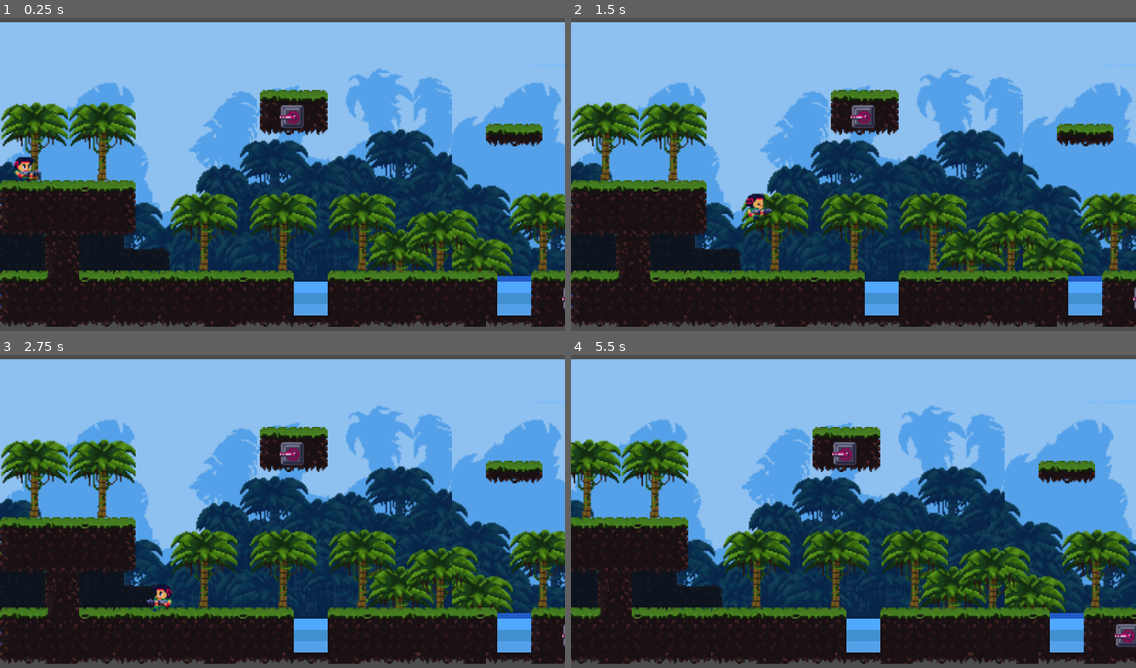
Above: before the commit, frames 1-4 (two rows, left to right).
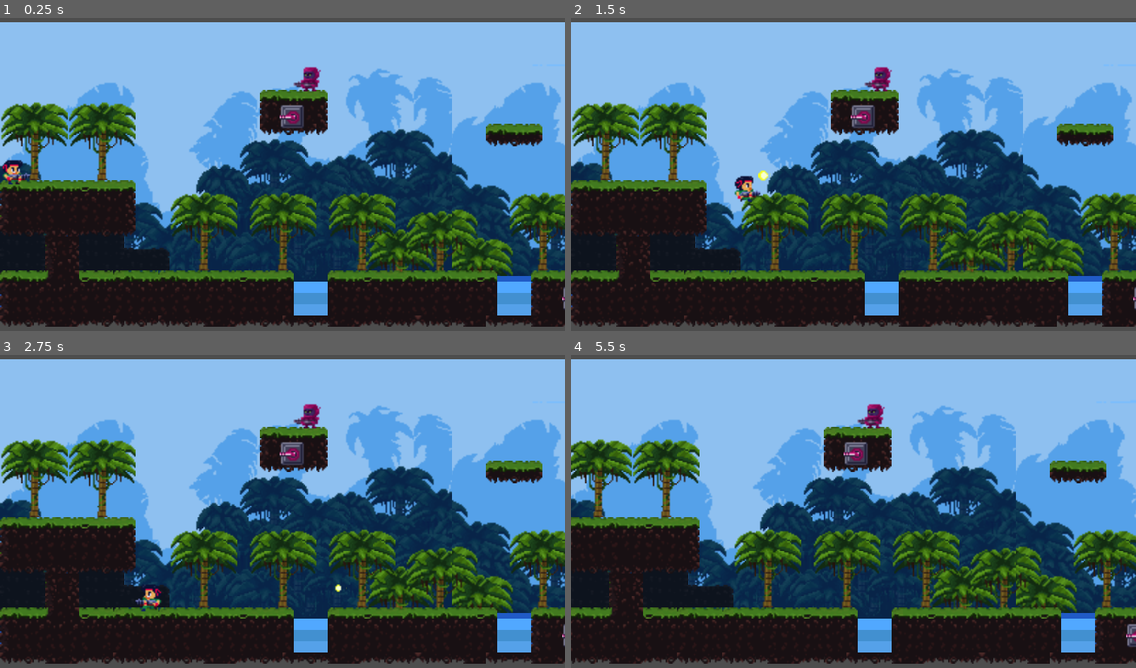
Above: after the commit, the same moments.

Repository: YugeCse/first-blood
Game: Godot game, scene res://scenes/tscns/main_scene.tscn
Same seed, same stepped clock (60 frames per second), same inputs: the game is played once before the commit and once after it.
Inputs:
- Up to frame 1 (0.25 s): no input
- Up to frame 2 (1.5 s): hold Right (ui_right) from 0.53 s (still down); tap K (ui_shoot, bound only after the commit) at 0.6, 1.35 s
- Up to frame 3 (2.75 s): release Right (ui_right) at 2.03 s; hold Left (ui_left) from 2.03 s (still down); tap K (ui_shoot, bound only after the commit) at 2.1 s
- Up to frame 4 (5.5 s): release Left (ui_left) at 2.78 s; hold Right (ui_right) 2.78-4.28 s; tap K (ui_shoot, bound only after the commit) every 0.75 s from 2.85 to 5.1 s; hold Left (ui_left) 4.28-5.03 s; hold Right (ui_right) from 5.03 s (still down)

The runs differ from the first frame. In frame 1, 0.6% of the frame differs, in the area x 0-57%, y 15-54%; in frame 2, 0.8%; in frame 3, 0.6%; in frame 4, 25%, in the area x 0-100%, y 15-99%.

Commit message:
#增加玩家子弹角色

Diff:
--- a/project.godot
+++ b/project.godot
@@ -71,6 +71,11 @@
 "events": [Object(InputEventKey,"resource_local_to_scene":false,"resource_name":"","device":-1,"window_id":0,"alt_press …(192 unchanged characters)…
 ]
 }
+ui_shoot={
+"deadzone": 0.2,
+"events": [Object(InputEventKey,"resource_local_to_scene":false,"resource_name":"","device":-1,"window_id":0,"alt_pressed":false,"shift_pressed":false,"ctrl_pressed":false,"meta_pressed":false,"pressed":false,"keycode":0,"physical_keycode":75,"key_label":0,"unicode":107,"location":0,"echo":false,"script":null)
+]
+}
 
 [layer_names]
 
--- a/scenes/scripts/main_scene.gd
+++ b/scenes/scripts/main_scene.gd
@@ -6,3 +6,7 @@
 
 func _ready() -> void:
 	pass
+
+## 把子节点添加到相机中
+func add_child_to_camera(child: Node):
+	$Camera2D.add_child(child)
--- a/scenes/tscns/main_scene.tscn
+++ b/scenes/tscns/main_scene.tscn
@@ -15,6 +15,7 @@
 [ext_resource type="Texture2D" uid="uid://bohkcb6wp3ptn" path="res://assets/background/tile_cave_blob_1.png" id="9_jkd1u"]
 [ext_resource type="Texture2D" uid="uid://d3x43c7qnfpj5" path="res://assets/background/tile_cave_hole_1.png" id="10_ujx1k"]
 [ext_resource type="PackedScene" uid="uid://bxbxxvkyn1qiw" path="res://sprites/tscns/turret.tscn" id="14_x4yan"]
+[ext_resource type="PackedScene" uid="uid://cm6tulftvh8w7" path="res://sprites/tscns/enemy.tscn" id="15_rf4d2"]
 
 [sub_resource type="TileSetAtlasSource" id="TileSetAtlasSource_hdif8"]
 texture = ExtResource("2_ajs4e")
@@ -2352,8 +2353,11 @@
 [node name="Turret9" parent="Camera2D/EnemyContainer" instance=ExtResource("14_x4yan")]
 position = Vector2(1886, 124)
 
+[node name="Enemy" parent="Camera2D/EnemyContainer" instance=ExtResource("15_rf4d2")]
+position = Vector2(219, 38)
+
 [node name="Player" parent="Camera2D" instance=ExtResource("3_aqrb5")]
 z_index = 2
-position = Vector2(18, 69)
+position = Vector2(10, 104)
 platform_floor_layers = 4294967294
 platform_wall_layers = 2
--- a/sprites/scripts/player.gd
+++ b/sprites/scripts/player.gd
@@ -13,6 +13,10 @@
 
 ## 玩家跳跃计数器
 var jump_counter: int = 0
+
+## 子弹资源
+@onready
+var bullet_resource = preload("res://sprites/tscns/player_bullet.tscn")
 
 ## 玩家关联的精灵节点
 @onready
@@ -44,13 +48,19 @@
 		is_jumping = false
 		sprite.play('idle') #播放跳的动画
 	# 处理用户输入
-	var dir = Vector2.ZERO
+	var is_moving = false #是否正在移动
+	var shoot_degress = 0.0 #射击角度
+	var move_dir = Vector2.ZERO #移动方向
 	if Input.is_action_pressed('ui_left'):
-		dir.x = Vector2.LEFT.x
+		is_moving = true
+		shoot_degress = 180.0
+		move_dir.x = Vector2.LEFT.x
 		_play_sprite_run() #播放run的动画
 		if sprite: sprite.flip_h = true
 	if Input.is_action_pressed('ui_right'):
-		dir.x = Vector2.RIGHT.x
+		is_moving = true
+		shoot_degress = 0.0
+		move_dir.x = Vector2.RIGHT.x
 		_play_sprite_run() #播放run的动画
 		if sprite: sprite.flip_h = false
 	if Input.is_action_just_pressed('ui_jump'):
@@ -65,8 +75,11 @@
 				return #已经完成第二次跳跃，直接返回
 			velocity.y = -260.0
 			jump_counter = -1 #标记此时不能再跳了
-	velocity.x = speed * dir.x
-	if dir.x == 0.0: sprite.play('idle') #如果没有移动，则使用idle动画
+	if Input.is_action_just_pressed('ui_shoot'):
+		shoot(shoot_degress) #发射子弹
+	velocity.x = speed * move_dir.x
+	if move_dir.x == 0.0:
+		sprite.play('idle') #如果没有移动，则使用idle动画
 	move_and_slide() # 使用 CharacterBody2D 的无参 move_and_slide() 来处理地面接触与滑动
 	# 如果需要调试碰撞，可以检查上一次滑动碰撞
 	var col = get_last_slide_collision()
@@ -85,3 +98,22 @@
 		global_position.x = shape_size.x / 2.0
 	elif global_position.x >= GlobalConfigs.DESIGN_MAP_WIDTH - shape_size.x / 2.0:
 		global_position.x = GlobalConfigs.DESIGN_MAP_WIDTH - shape_size.x / 2.0
+
+## 发射子弹
+func shoot(degress: float):
+	# 角度转弧度
+	var angle_radians = deg_to_rad(degress)
+	# 使用 cos/sin 得到方向向量
+	var direction = Vector2(cos(angle_radians),\
+		sin(angle_radians)).normalized()
+	var bullet = bullet_resource.instantiate() as PlayerBullet
+	var offset = Vector2.ZERO
+	if degress == 0.0:
+		offset = Vector2(15.0, 5.0)
+	elif degress == 180.0:
+		offset = -Vector2(15.0, 5.0)
+		direction.x = -1 * direction.x
+		print('相反处理')
+	bullet.direction = direction
+	bullet.global_position = global_position + offset
+	get_tree().current_scene.add_child_to_camera(bullet)
--- /dev/null
+++ b/sprites/scripts/player_bullet.gd
@@ -0,0 +1,28 @@
+class_name PlayerBullet extends CharacterBody2D
+
+@export
+var speed: float = 120.0
+
+@export
+var direction: Vector2 = Vector2.RIGHT
+
+@export
+var is_strong_fire: bool = false
+
+@onready
+var sprite = $AnimatedSprite2D
+
+@onready
+var collision_shape = $CollisionShape2D
+
+func _ready() -> void:
+	if is_strong_fire:
+		sprite.play("level2")
+	else: sprite.play("default")
+	sprite.animation_finished.connect(queue_free)
+
+func _physics_process(delta: float) -> void:
+	velocity = direction * speed * delta
+	var collider = move_and_collide(velocity)
+	if not collider: return #未发生碰撞
+	print('发生了碰撞💥')
--- a/sprites/scripts/turret.gd
+++ b/sprites/scripts/turret.gd
@@ -7,10 +7,20 @@
 @onready
 var collision_shape = $CollisionShape2D
 
-# Called when the node enters the scene tree for the first time.
 func _ready() -> void:
 	sprite.play('left') #方向朝向玩家来的方向
 
-# Called every frame. 'delta' is the elapsed time since the previous frame.
-func _process(delta: float) -> void:
+func _physics_process(delta: float) -> void:
 	pass
+
+func _on_detector_area_2d_area_entered(area: Area2D) -> void:
+	var area_parent = area.get_parent()
+	if not area_parent: return
+	if area_parent is Player: #发现玩家
+		print('玩家进入监控范围！')
+
+func _on_detector_area_2d_area_exited(area: Area2D) -> void:
+	var area_parent = area.get_parent()
+	if not area_parent: return
+	if area_parent is Player: #发现玩家
+		print('玩家离开了监控范围！')
--- a/sprites/tscns/enemy.tscn
+++ b/sprites/tscns/enemy.tscn
@@ -194,7 +194,12 @@
 "speed": 5.0
 }]
 
+[sub_resource type="CircleShape2D" id="CircleShape2D_ha57j"]
+radius = 200.0
+
 [node name="Enemy" type="CharacterBody2D" node_paths=PackedStringArray("sprite", "collision_shape") groups=["Enemy"]]
+collision_layer = 8
+collision_mask = 19
 script = ExtResource("1_u2tar")
 sprite = NodePath("AnimatedSprite")
 collision_shape = NodePath("CollisionShape")
@@ -206,5 +211,11 @@
 sprite_frames = SubResource("SpriteFrames_vnllh")
 animation = &"idle"
 autoplay = "idle"
+flip_h = true
+
+[node name="DetectorArea2D" type="Area2D" parent="."]
+
+[node name="CollisionShape2D" type="CollisionShape2D" parent="DetectorArea2D"]
+shape = SubResource("CircleShape2D_ha57j")
 
 [node name="MoveTimer" type="Timer" parent="."]
--- a/sprites/tscns/player.tscn
+++ b/sprites/tscns/player.tscn
@@ -234,6 +234,9 @@
 
 [sub_resource type="RectangleShape2D" id="RectangleShape2D_lm2uk"]
 size = Vector2(16, 21)
+
+[sub_resource type="CircleShape2D" id="CircleShape2D_l7xvl"]
+radius = 100.0
 
 [node name="Player" type="CharacterBody2D" groups=["Player"]]
 collision_mask = 2
@@ -254,3 +257,9 @@
 limit_right = 2000
 limit_bottom = 210
 position_smoothing_enabled = true
+
+[node name="DetectorArea2D" type="Area2D" parent="."]
+collision_mask = 12
+
+[node name="CollisionShape2D" type="CollisionShape2D" parent="DetectorArea2D"]
+shape = SubResource("CircleShape2D_l7xvl")
--- /dev/null
+++ b/sprites/tscns/player_bullet.tscn
@@ -0,0 +1,133 @@
+[gd_scene load_steps=20 format=3 uid="uid://bbm0ckpya7ycp"]
+
+[ext_resource type="Script" uid="uid://clnhmgcskcipf" path="res://sprites/scripts/player_bullet.gd" id="1_1q3ka"]
+[ext_resource type="Texture2D" uid="uid://yiobrrnr6q2k" path="res://assets/player/weapon_bullet.png" id="2_mycpm"]
+[ext_resource type="Texture2D" uid="uid://cxtmsclpwbps0" path="res://assets/player/weapon_bullet_level2.png" id="3_2edyn"]
+
+[sub_resource type="CircleShape2D" id="CircleShape2D_mycpm"]
+radius = 6.0
+
+[sub_resource type="AtlasTexture" id="AtlasTexture_fet1y"]
+atlas = ExtResource("2_mycpm")
+region = Rect2(0, 0, 9, 8)
+
+[sub_resource type="AtlasTexture" id="AtlasTexture_nl5k0"]
+atlas = ExtResource("2_mycpm")
+region = Rect2(9, 0, 9, 8)
+
+[sub_resource type="AtlasTexture" id="AtlasTexture_1apto"]
+atlas = ExtResource("2_mycpm")
+region = Rect2(18, 0, 9, 8)
+
+[sub_resource type="AtlasTexture" id="AtlasTexture_hrobn"]
+atlas = ExtResource("2_mycpm")
+region = Rect2(27, 0, 9, 8)
+
+[sub_resource type="AtlasTexture" id="AtlasTexture_3g0p2"]
+atlas = ExtResource("2_mycpm")
+region = Rect2(36, 0, 9, 8)
+
+[sub_resource type="AtlasTexture" id="AtlasTexture_dyppj"]
+atlas = ExtResource("2_mycpm")
+region = Rect2(45, 0, 9, 8)
+
+[sub_resource type="AtlasTexture" id="AtlasTexture_420ch"]
+atlas = ExtResource("2_mycpm")
+region = Rect2(54, 0, 9, 8)
+
+[sub_resource type="AtlasTexture" id="AtlasTexture_bkvqa"]
+atlas = ExtResource("3_2edyn")
+region = Rect2(0, 0, 18, 16)
+
+[sub_resource type="AtlasTexture" id="AtlasTexture_mu82i"]
+atlas = ExtResource("3_2edyn")
+region = Rect2(18, 0, 18, 16)
+
+[sub_resource type="AtlasTexture" id="AtlasTexture_5frtn"]
+atlas = ExtResource("3_2edyn")
+region = Rect2(36, 0, 18, 16)
+
+[sub_resource type="AtlasTexture" id="AtlasTexture_li5uy"]
+atlas = ExtResource("3_2edyn")
+region = Rect2(54, 0, 18, 16)
+
+[sub_resource type="AtlasTexture" id="AtlasTexture_34ruf"]
+atlas = ExtResource("3_2edyn")
+region = Rect2(72, 0, 18, 16)
+
+[sub_resource type="AtlasTexture" id="AtlasTexture_yfmi2"]
+atlas = ExtResource("3_2edyn")
+region = Rect2(90, 0, 18, 16)
+
+[sub_resource type="AtlasTexture" id="AtlasTexture_ic0d4"]
+atlas = ExtResource("3_2edyn")
+region = Rect2(108, 0, 18, 16)
+
+[sub_resource type="SpriteFrames" id="SpriteFrames_1q3ka"]
+animations = [{
+"frames": [{
+"duration": 1.0,
+"texture": SubResource("AtlasTexture_fet1y")
+}, {
+"duration": 0.9,
+"texture": SubResource("AtlasTexture_nl5k0")
+}, {
+"duration": 0.8,
+"texture": SubResource("AtlasTexture_1apto")
+}, {
+"duration": 0.7,
+"texture": SubResource("AtlasTexture_hrobn")
+}, {
+"duration": 0.6,
+"texture": SubResource("AtlasTexture_3g0p2")
+}, {
+"duration": 0.5,
+"texture": SubResource("AtlasTexture_dyppj")
+}, {
+"duration": 0.4,
+"texture": SubResource("AtlasTexture_420ch")
+}],
+"loop": false,
+"name": &"default",
+"speed": 5.0
+}, {
+"frames": [{
+"duration": 1.0,
+"texture": SubResource("AtlasTexture_bkvqa")
+}, {
+"duration": 1.0,
+"texture": SubResource("AtlasTexture_mu82i")
+}, {
+"duration": 1.0,
+"texture": SubResource("AtlasTexture_5frtn")
+}, {
+"duration": 1.0,
+"texture": SubResource("AtlasTexture_li5uy")
+}, {
+"duration": 1.0,
+"texture": SubResource("AtlasTexture_34ruf")
+}, {
+"duration": 1.0,
+"texture": SubResource("AtlasTexture_yfmi2")
+}, {
+"duration": 1.0,
+"texture": SubResource("AtlasTexture_ic0d4")
+}],
+"loop": false,
+"name": &"level2",
+"speed": 15.0
+}]
+
+[node name="PlayerBullet" type="CharacterBody2D"]
+z_index = 5
+collision_layer = 16
+collision_mask = 44
+platform_floor_layers = 4294967234
+platform_wall_layers = 2
+script = ExtResource("1_1q3ka")
+
+[node name="CollisionShape2D" type="CollisionShape2D" parent="."]
+shape = SubResource("CircleShape2D_mycpm")
+
+[node name="AnimatedSprite2D" type="AnimatedSprite2D" parent="."]
+sprite_frames = SubResource("SpriteFrames_1q3ka")
--- a/sprites/tscns/turret.tscn
+++ b/sprites/tscns/turret.tscn
@@ -127,6 +127,9 @@
 [sub_resource type="RectangleShape2D" id="RectangleShape2D_bpepy"]
 size = Vector2(18, 18)
 
+[sub_resource type="CircleShape2D" id="CircleShape2D_qyvr6"]
+radius = 300.0
+
 [node name="Turret" type="StaticBody2D" groups=["Enemy"]]
 collision_layer = 4
 collision_mask = 17
@@ -139,3 +142,12 @@
 
 [node name="CollisionShape2D" type="CollisionShape2D" parent="."]
 shape = SubResource("RectangleShape2D_bpepy")
+
+[node name="DetectorArea2D" type="Area2D" parent="."]
+collision_layer = 4
+
+[node name="CollisionShape2D" type="CollisionShape2D" parent="DetectorArea2D"]
+shape = SubResource("CircleShape2D_qyvr6")
+
+[connection signal="area_entered" from="DetectorArea2D" to="." method="_on_detector_area_2d_area_entered"]
+[connection signal="area_exited" from="DetectorArea2D" to="." method="_on_detector_area_2d_area_exited"]
Not shown: 1 places in scenes/tscns/main_scene.tscn that only renumber resources
Not shown, added: sprites/scripts/player_bullet.gd.uid
Not shown: 1 places in sprites/tscns/enemy.tscn that only renumber resources
Not shown: 1 places in sprites/tscns/player.tscn that only renumber resources
Not shown: 1 places in sprites/tscns/turret.tscn that only renumber resources
